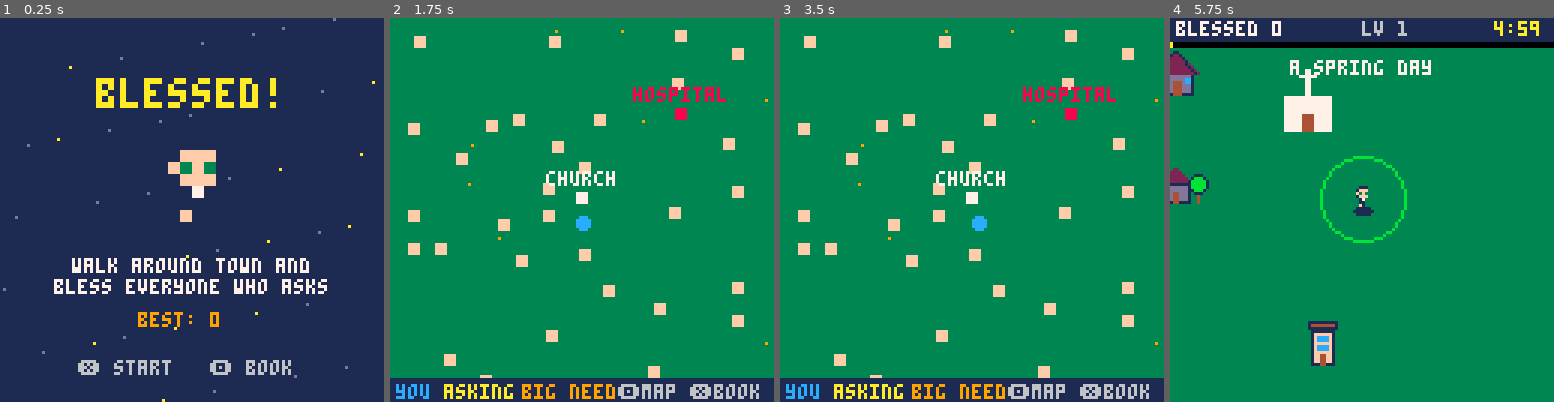
Above: before the commit, frames 1-4 (left to right).
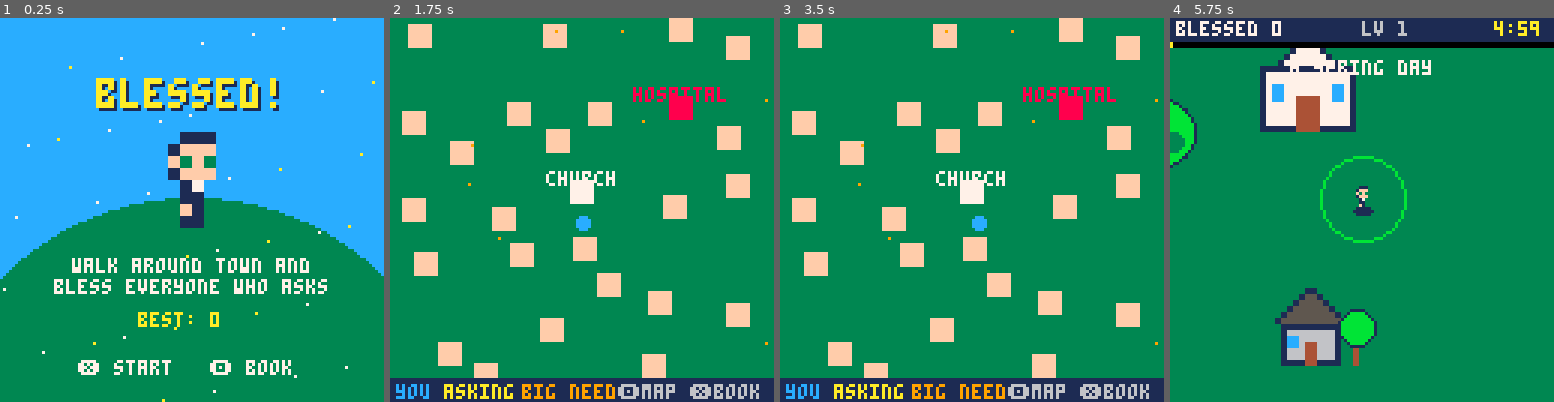
Above: after the commit, the same moments.

Repository: shalone86/sdcourses
Game: PICO-8 cartridge game/blessed.p8
Two runs of this game, one before a commit and one after it. Both use one fixed random seed, a clock stepped at 60 frames per second and the inputs below.
Inputs:
- Up to frame 1 (0.25 s): no input
- Up to frame 2 (1.75 s): tap X (X key) at 0.33, 1.07 s; tap O (Z key) at 0.7, 1.7 s; hold Right from 1.6 s (still down)
- Up to frame 3 (3.5 s): tap X (X key) at 1.85, 2.97 s; release Right at 2.1 s; tap O (Z key) every 0.4 s from 2.1 to 3.3 s; hold Up 2.15-2.42 s; hold Right 2.47-3.03 s; hold Left from 3.08 s (still down)
- Up to frame 4 (5.75 s): release Left at 3.58 s; hold Down 3.63-3.97 s; tap O (Z key) every 0.4 s from 3.7 to 5.7 s; hold Right 4.02-4.68 s; tap X (X key) at 4.08, 5.2 s; hold Up 4.73-5.03 s; hold Left 5.08-5.68 s; hold Down from 5.73 s (still down)

The runs differ from the first frame. In frame 1, 93% of the frame differs, in the area x 0-100%, y 0-100%; in frame 2, 8.2%; in frame 3, 8.2%; in frame 4, 9.4%.

Commit message:
Blessed!: buildings and trees 4 people tall; readable start screen; vibrato on long harmony notes
Houses, church, hospital and chapel draw at 32x32 (their doors stay put),
with big placeholder trees around town (slot 40 is her tree, drawn 4x).
The start screen is sky and a green hill, so her priest stands out.

Co-Authored-By: Claude Opus 5.5 <noreply@anthropic.com>
Claude-Session: https://claude.ai/code/session_014A5HNbCtgPJAi8nNk3cpQw

Diff:
--- a/game/blessed.p8
+++ b/game/blessed.p8
@@ -24,7 +24,7 @@
 s_grace=32 s_chest=33
 s_rosary=34 s_bucket=35
 s_coffee=36 s_car=37
-s_decor={40,41,42,43,44,45}
+s_decor={41,42,43,44,45} -- 40 is the big tree
 -- 16x16 buildings
 s_house=48 s_church=50 s_hosp=52
 s_chapel=54
@@ -261,13 +261,21 @@
  for i=1,150 do
   add(decor,{x=rnd(world),y=rnd(world),s=rnd(s_decor)})
  end
-end
-
+ -- big trees, as tall as a house
+ trees={}
+ for i=1,60 do
+  local x,y=rnd(world),rnd(world)
+  if free(x-8,y-16) then add(trees,{x=x,y=y}) end
+ end
+end
+
+-- room for a building at x,y?
+-- (buildings are 32x32: 4 people tall)
 function free(x,y)
- if abs(x-256)<40 and abs(y-260)<40 then return false end
- if abs(x-chapel_x)<32 and abs(y-chapel_y)<32 then return false end
+ if abs(x-256)<44 and abs(y-260)<44 then return false end
+ if abs(x-chapel_x)<44 and abs(y-chapel_y)<44 then return false end
  for b in all(bldg) do
-  if abs(b.x-x)<32 and abs(b.y-y)<32 then return false end
+  if abs(b.x-x)<44 and abs(b.y-y)<44 then return false end
  end
  return true
 end
@@ -278,8 +286,8 @@
 function solid(x,y)
  if fget(mget(x\8%64,y\8%64),0) then return true end
  for b in all(bldg) do
-  if b.s and x>b.x and x<b.x+16
-   and y>b.y+6 and y<b.y+17 then
+  if b.s and x>b.x-8 and x<b.x+24
+   and y>b.y+2 and y<b.y+17 then
    return true
   end
  end
@@ -865,62 +873,90 @@
  if drawn(n) then spr(n,x-4,y-4) else circfill(x,y,2,c) end
 end
 
+-- buildings until she draws them,
+-- on a 16x16 grid drawn twice the
+-- size (g: one grid square)
+function g(a,b,c,d,col)
+ rectfill(gx+a*2,gy+b*2,gx+c*2+1,gy+d*2+1,col)
+end
+function gbox(a,b,c,d)
+ g(a,b,c,b,1) g(a,d,c,d,1) g(a,b,a,d,1) g(c,b,c,d,1)
+end
+-- a roof: rows from (l..r) at y,
+-- one wider each row down
+function roof(l,r,y,rows,col)
+ for i=0,rows-1 do
+  g(l-i,y+i,r+i,y+i,col)
+  g(l-i-1,y+i,l-i-1,y+i,1) g(r+i+1,y+i,r+i+1,y+i,1)
+ end
+ g(l,y-1,r,y-1,1)
+end
+
 function shape(b)
- local x,y=b.x,b.y
+ gx,gy=b.x-8,b.y-16
  if b.k=="chapel" then
-  rectfill(x+3,y+8,x+12,y+15,7)
-  rectfill(x+7,y+2,x+8,y+8,7)
-  line(x+5,y+4,x+10,y+4,7)
+  g(3,8,12,15,7) gbox(3,8,12,15)
+  g(7,1,8,7,7) g(5,3,10,4,7)
+  g(7,12,8,15,4)
  elseif b.k=="church" then
-  rectfill(x,y+4,x+15,y+15,7)
-  rectfill(x+7,y-5,x+8,y+4,7)
-  line(x+5,y-3,x+10,y-3,7)
-  rectfill(x+6,y+10,x+9,y+15,4)
+  g(0,5,15,15,7) gbox(0,5,15,15)
+  roof(6,9,2,3,7)
+  g(7,-3,8,1,10) g(5,-2,10,-1,10)
+  g(6,10,9,15,4)
+  g(2,8,3,10,12) g(12,8,13,10,12)
  elseif b.k=="hosp" then
-  rectfill(x,y+2,x+15,y+15,7)
-  rectfill(x+7,y+4,x+8,y+11,8)
-  rectfill(x+4,y+7,x+11,y+8,8)
+  g(0,2,15,15,7) gbox(0,2,15,15)
+  g(7,4,8,11,8) g(4,7,11,8,8)
+  g(6,13,9,15,12)
  else
   house(b)
  end
 end
 
--- placeholder houses until she draws
--- hers: 1 cottage, 2 tall house,
--- 3 wide house, 4 cottage with a tree
+-- 4 kinds of house: 1 cottage,
+-- 2 tall house, 3 wide house,
+-- 4 cottage with a tree
 function house(b)
- local x,y,w,r=b.x,b.y,b.wc,b.rc
- local v=b.v or 1
+ local w,r,v=b.wc,b.rc,b.v or 1
  if v==1 then
-  rectfill(x+2,y+8,x+13,y+15,w) rect(x+2,y+8,x+13,y+15,1)
-  for i=0,6 do line(x+7-i-1,y+2+i,x+8+i+1,y+2+i,r) end
-  line(x+1,y+8,x+7,y+1,1) line(x+8,y+1,x+14,y+8,1)
-  rectfill(x+7,y+11,x+9,y+15,4)
-  rectfill(x+4,y+10,x+5,y+11,12)
-  rectfill(x+11,y+10,x+12,y+11,12)
+  g(2,8,13,15,w) gbox(2,8,13,15)
+  roof(7,8,2,6,r)
+  g(7,11,8,15,4)
+  g(4,10,5,11,12) g(10,10,11,11,12)
  elseif v==2 then
-  rectfill(x+4,y+4,x+11,y+15,w) rect(x+4,y+4,x+11,y+15,1)
-  rectfill(x+3,y+1,x+12,y+3,r) rect(x+3,y+1,x+12,y+3,1)
-  rectfill(x+6,y+6,x+9,y+7,12)
-  rectfill(x+6,y+9,x+9,y+10,12)
-  rectfill(x+7,y+12,x+8,y+15,4)
+  g(4,4,11,15,w) gbox(4,4,11,15)
+  g(3,1,12,3,r) gbox(3,1,12,3)
+  g(6,6,9,7,12) g(6,9,9,10,12)
+  g(7,12,8,15,4)
  elseif v==3 then
-  rectfill(x,y+9,x+15,y+15,w) rect(x,y+9,x+15,y+15,1)
-  for i=0,3 do line(x+3-i,y+5+i,x+12+i,y+5+i,r) end
-  line(x+3,y+5,x+12,y+5,1)
-  line(x+3,y+5,x,y+8,1) line(x+12,y+5,x+15,y+8,1)
-  rectfill(x+2,y+11,x+4,y+12,12)
-  rectfill(x+11,y+11,x+13,y+12,12)
-  rectfill(x+7,y+11,x+8,y+15,4)
+  g(0,9,15,15,w) gbox(0,9,15,15)
+  roof(3,12,5,4,r)
+  g(2,11,4,12,12) g(11,11,13,12,12)
+  g(7,11,8,15,4)
  else
-  rectfill(x+1,y+9,x+10,y+15,w) rect(x+1,y+9,x+10,y+15,1)
-  for i=0,4 do line(x+5-i,y+4+i,x+6+i,y+4+i,r) end
-  rectfill(x+5,y+12,x+6,y+15,4)
-  rectfill(x+2,y+11,x+3,y+12,12)
-  -- a tree beside it
-  rectfill(x+13,y+12,x+13,y+15,4)
-  circfill(x+13,y+9,3,11) circ(x+13,y+9,3,1)
- end
+  g(1,9,10,15,w) gbox(1,9,10,15)
+  roof(5,6,4,5,r)
+  g(5,12,6,15,4)
+  g(2,11,3,12,12)
+  g(13,12,13,15,4)
+  circfill(gx+27,gy+19,6,11) circ(gx+27,gy+19,6,1)
+ end
+end
+
+-- a big tree (4 people tall): her
+-- drawing in slot 40, made 4x, or
+-- a round one until she draws it
+function tree(x,y)
+ if drawn(40) then
+  sspr(0,40,8,8,x-16,y-32,32,32)
+  return
+ end
+ rectfill(x-2,y-12,x+1,y,4)
+ rect(x-3,y-12,x+2,y,1)
+ circfill(x,y-20,11,1)
+ circfill(x,y-20,10,11)
+ circfill(x-3,y-23,4,3)
+ circfill(x+4,y-17,3,3)
 end
 
 function draw_person(q)
@@ -957,7 +993,7 @@
    local c=15
    if b.k=="church" then c=7
    elseif b.k=="hosp" or b.k=="chapel" then c=8 end
-   rectfill(b.x/4,b.y/4,b.x/4+3,b.y/4+3,c)
+   rectfill((b.x-8)/4,(b.y-16)/4,(b.x-8)/4+7,(b.y-16)/4+7,c)
   end
  end
  for it in all(items) do pset(it.x/4,it.y/4,9) end
@@ -1022,22 +1058,25 @@
 
 -- the start screen
 function draw_title()
- cls(1)
+ -- sky and a green hill to stand on
+ cls(12)
+ circfill(64,150,90,3)
  for i=0,40 do
   -- falling grace
   local y=(i*37+time()*20)%140-8
-  pset((i*53)%128,y,i%3==0 and 10 or 13)
- end
+  pset((i*53)%128,y,i%3==0 and 10 or 7)
+ end
+ print("\^w\^tblessed!",33,21,1)
  print("\^w\^tblessed!",32,20,10)
  -- your priest, big
  local n=s_priest+flr(time()*2)%2
  if drawn(s_priest) then
-  sspr(n%16*8,n\16*8,8,8,48,40,32,32)
+  sspr(n%16*8,n\16*8,8,8,48,38,32,32)
  end
  print("walk around town and",24,80,7)
  print("bless everyone who asks",18,87,7)
- print("best: "..dget(0),46,98,9)
- print("\151 start   \142 book",26,114,6)
+ print("best: "..dget(0),46,98,10)
+ print("\151 start   \142 book",26,114,7)
 end
 
 function _draw()
@@ -1056,10 +1095,14 @@
  for b in all(bldg) do
   at(b.x,b.y)
   if b.s then
-   if drawn(b.s) then spr(b.s,b.x,b.y,2,2)
+   -- drawn at twice the size, its
+   -- door where the 16x16 one was
+   if drawn(b.s) then
+    sspr(b.s%16*8,b.s\16*8,16,16,b.x-8,b.y-16,32,32)
    else shape(b) end
   end
  end
+ for tr in all(trees) do at(tr.x,tr.y) tree(tr.x,tr.y) end
  at(church_x,church_y)
  -- the marian garden grows
  for i=1,garden*6 do
Not shown, changed: the sound effects (__sfx__) section of game/blessed.p8
Not shown, changed: scripts/midi2pico8.mjs
